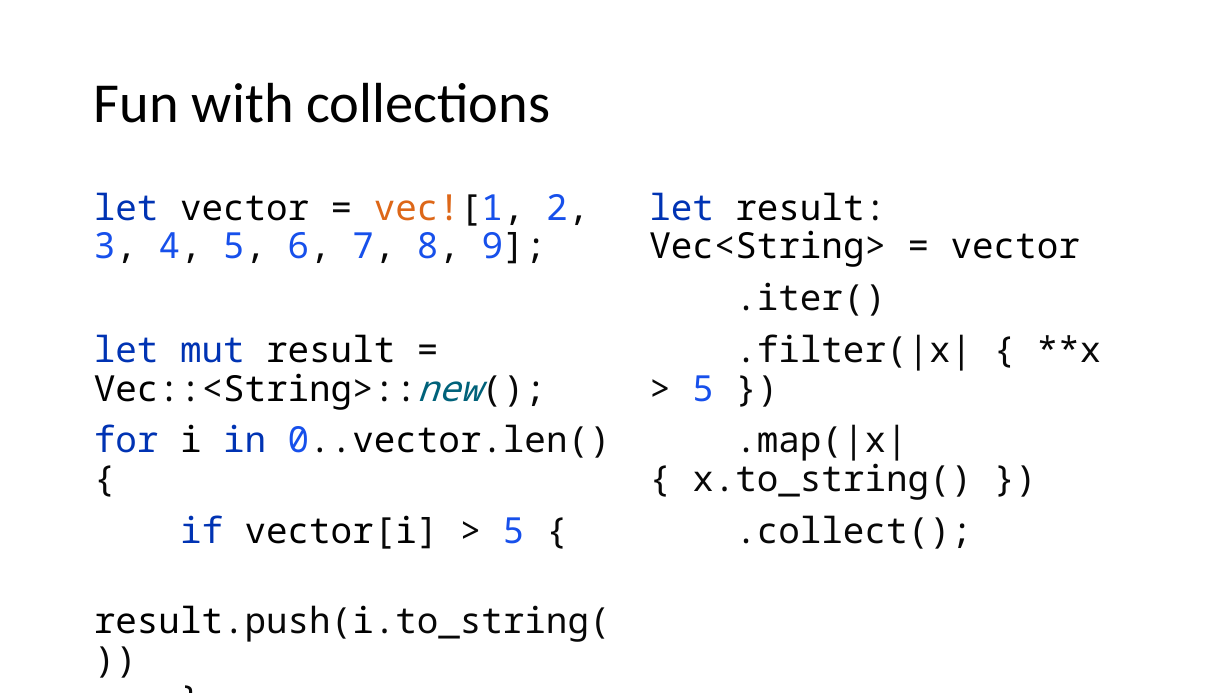
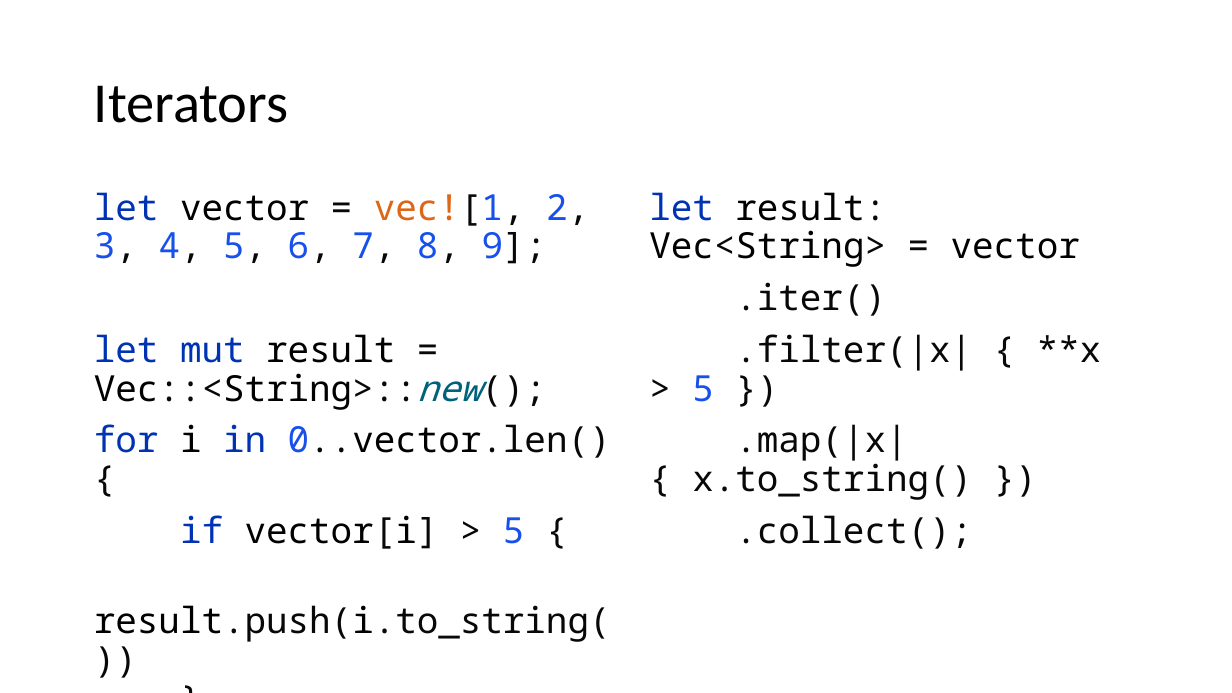
Before and after one commit to kugushev/course-rust-basics, a slide deck: slide 20 of src/09-Collections/09-Collections.pptx (slide 19 before the commit). Drawn at 1232x693 pixels with LibreOffice and Linux fonts; fonts in the diff are those of the drawing. Boxes give left, top, right and bottom in pixels: in the first picture for what was removed or moved away, otherwise in the second. Text is boxed around its words. In the diff, an @@ line names an element or a change of style, - is before the commit and + after.

```diff
--- a/src/09-Collections/09-Collections.pptx
+++ b/src/09-Collections/09-Collections.pptx
@@ title at bbox=[94, 85, 289, 123]: text changed @@
-Fun with collections
+Iterators
```
Also in this commit, not shown: 1 other slide changed, 2 slides added, 1 slide removed, 2 other files.
